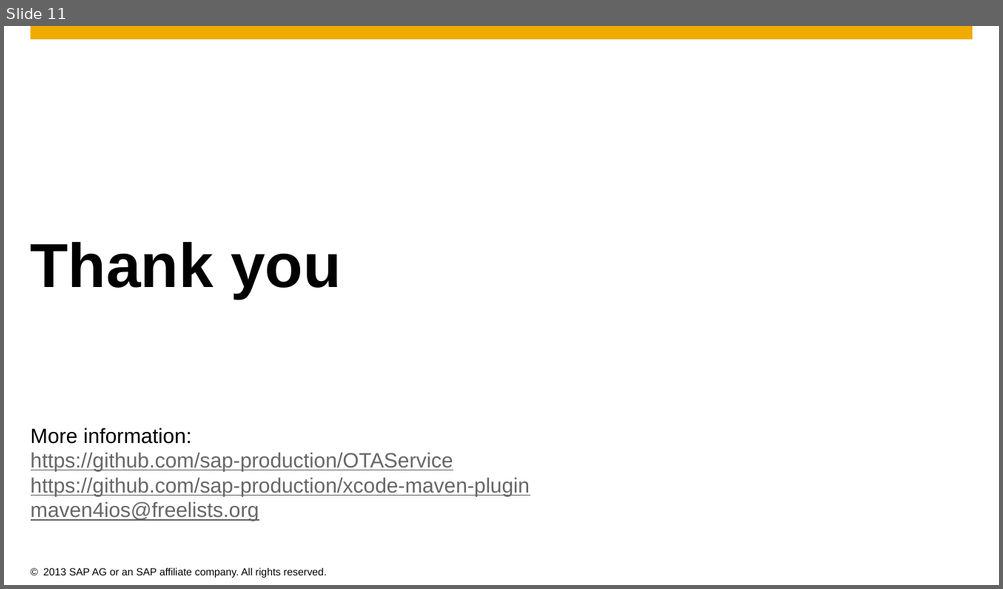
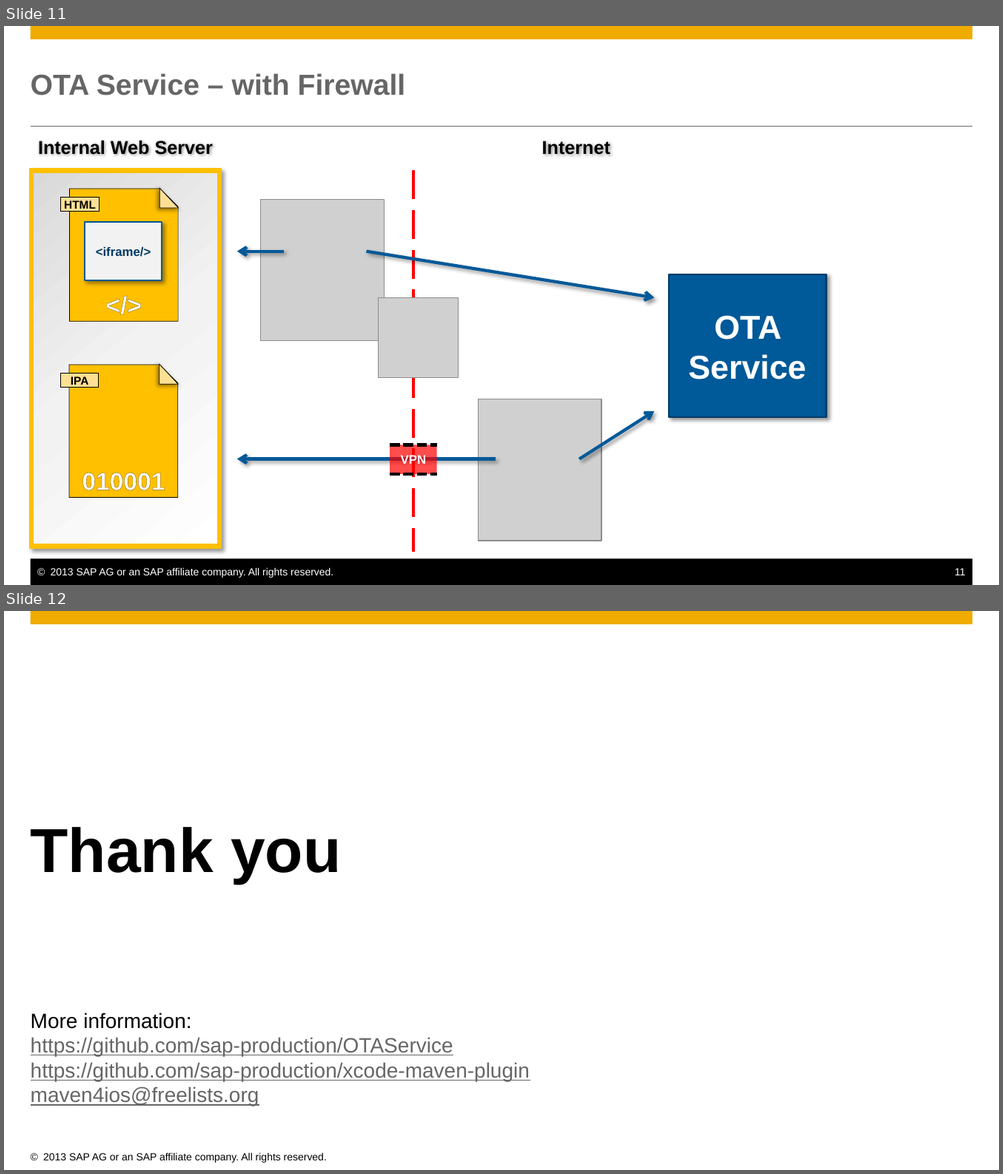
Before and after one commit to marcusholl/OTAService, a slide deck: docs/OTAService.pptx. Shown one above the other, each under a label of ours: slide 11 before the commit, slides 11 and 12 after it. The pictures are 1003x589 and 1003x1174 pixels, drawn with LibreOffice and Linux fonts; fonts in the diff are those of the drawing; grey boxes stand for pictures; background and template pictures are left out. Boxes give left, top, right and bottom in pixels: in the first picture for what was removed or moved away, otherwise in the second. Text is boxed around its words. In the diff, an @@ line names an element or a change of style, - is before the commit and + after.

Commit message:
Improved Presentation: Firewall,...

```diff
--- a/docs/OTAService.pptx
+++ b/docs/OTAService.pptx
@@ slide 11 added at (x1=4, y1=26, x2=999, y2=585), background #FFFFFF; not listed: 1 template element that a slide beside it also shows @@
@@ title added at (x1=31, y1=73, x2=406, y2=96), 28 pt, text #666666, bold @@
+OTA Service – with Firewall
@@ line added from (30, 127) to (972, 127), #666666 0.5 pt @@
@@ text added at (x1=38, y1=138, x2=213, y2=158), 18 pt, text #000000, bold @@
+Internal Web Server
@@ text added at (x1=542, y1=138, x2=610, y2=155), 18 pt, text #000000, bold @@
+Internet
@@ rectangle added at (x1=31, y1=170, x2=219, y2=546), fill gradient #D9D9D9 to #F2F2F2 to #FFFFFF, outline #FFC000 4.75 pt @@
@@ line added from (413, 170) to (413, 552), #FF0000 3.5 pt dashed @@
@@ picture added at (x1=261, y1=200, x2=384, y2=341) @@
@@ rectangle added at (x1=85, y1=222, x2=162, y2=281), fill #F2F2F2, outline #005898 1.5 pt, 12 pt, text #003B66, bold @@
+<iframe/>
@@ arrow added from (284, 251) to (236, 251), #005898 3 pt @@
@@ arrow added from (367, 251) to (654, 298), #005898 3 pt @@
@@ group added at (x1=61, y1=189, x2=179, y2=323): 1 snip rect, 1 right triangle, 1 rectangle, 1 text @@
+HTML
+</>
@@ rectangle added at (x1=669, y1=274, x2=825, y2=417), fill #005898, outline #003B66 1.5 pt, 32 pt, text #FFFFFF, bold @@
+OTA Service
@@ picture added at (x1=378, y1=298, x2=458, y2=379) @@
@@ picture added at (x1=478, y1=400, x2=600, y2=541) @@
@@ arrow added from (579, 459) to (654, 412), #005898 3 pt @@
@@ rectangle added at (x1=390, y1=445, x2=436, y2=474), fill #FF0000 at 70% opacity, 12 pt, text #FFFFFF, bold @@
+VPN
@@ line added from (390, 445) to (436, 445), #000000 3.25 pt dashed @@
@@ arrow added from (495, 459) to (236, 459), #005898 3 pt @@
@@ group added at (x1=61, y1=364, x2=178, y2=498): 1 snip rect, 1 right triangle, 1 rectangle, 1 text @@
+IPA
+010001
@@ line added from (390, 474) to (436, 474), #000000 3.25 pt dashed @@
@@ rectangle added at (x1=30, y1=559, x2=972, y2=585), fill #000000 @@
@@ text added at (x1=51, y1=568, x2=333, y2=578), 10 pt, text #FFFFFF @@
+© 2013 SAP AG or an SAP affiliate company. All rights reserved.
@@ page number added at (x1=954, y1=568, x2=965, y2=576), 10 pt, text #FFFFFF @@
+11
@@ what was slide 11 is now slide 12 @@
```
Also in this commit, not shown: 5 slides changed.
